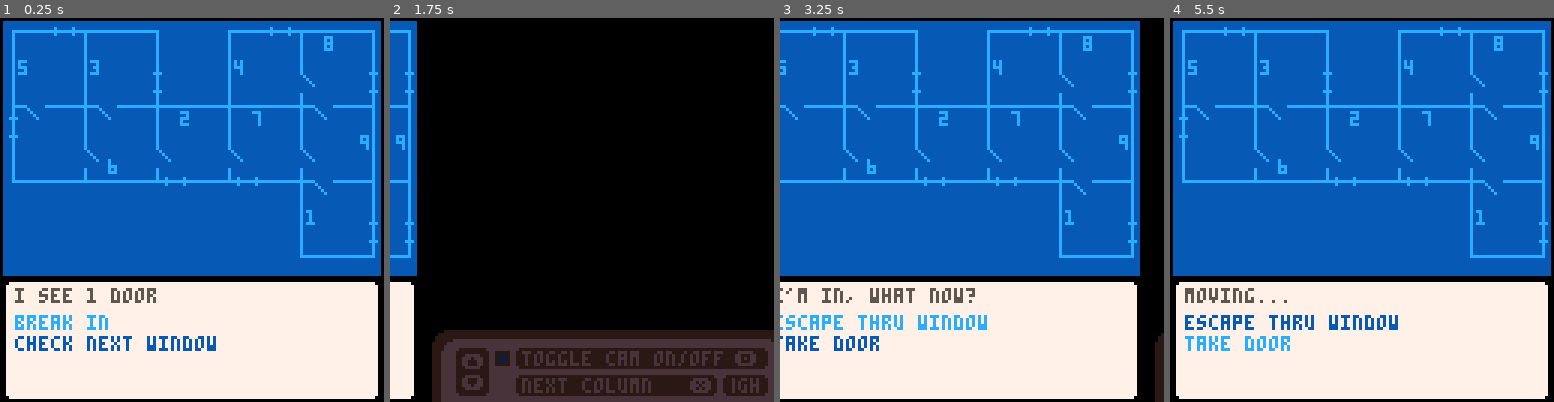
Above: before the commit, frames 1-4 (left to right).
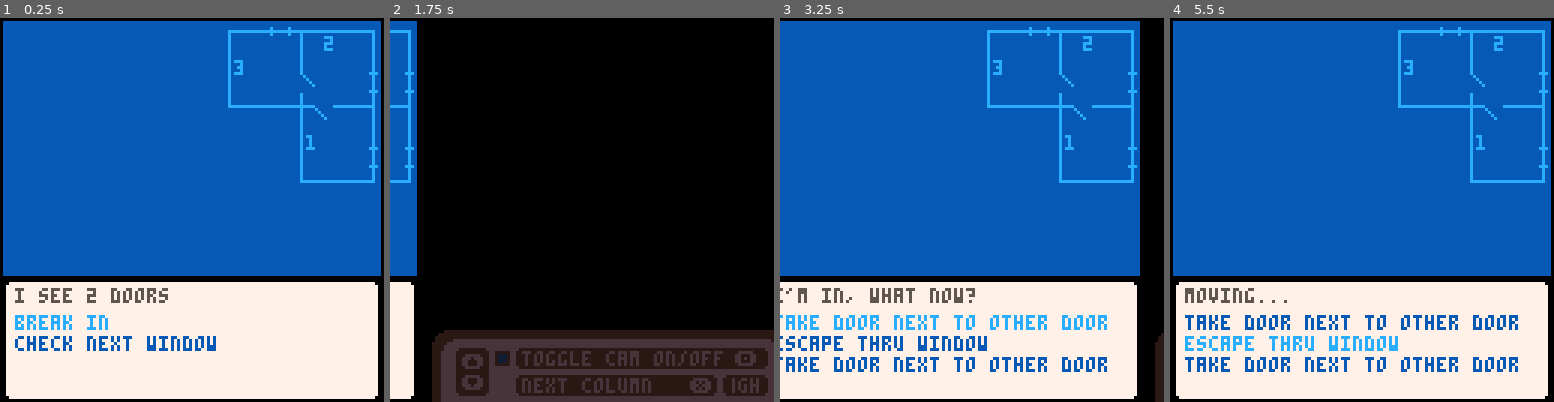
Above: after the commit, the same moments.

Repository: ironchestgames/pico-8-carts
Game: PICO-8 cartridge hackheist.p8
Two runs of this game, one before a commit and one after it. Both use one fixed random seed, a clock stepped at 60 frames per second and the inputs below.
Inputs:
- Up to frame 1 (0.25 s): no input
- Up to frame 2 (1.75 s): tap O (Z key) at 0.7, 1.7 s; hold Right from 1.6 s (still down)
- Up to frame 3 (3.25 s): release Right at 2.1 s; tap O (Z key) at 2.1, 2.5, 2.9 s; hold Up 2.15-2.42 s; hold Right 2.47-3.03 s; hold Left from 3.08 s (still down)
- Up to frame 4 (5.5 s): tap O (Z key) every 0.4 s from 3.3 to 5.3 s; release Left at 3.58 s; hold Down 3.63-3.97 s; hold Right 4.02-4.68 s; hold Up 4.73-5.03 s; hold Left from 5.08 s (still down)

The runs differ from the first frame. In frame 1, 3.6% of the frame differs, in the area x 2-99%, y 2-75%; in frame 2, 0.3%; in frame 3, 6.6%; in frame 4, 7.1%, in the area x 2-99%, y 2-93%.

Commit message:
hackheist - fix crash

Diff:
--- a/hackheist.p8
+++ b/hackheist.p8
@@ -141,14 +141,15 @@
   }
  end
 
- local _stepcount=20
+ local _stepcount=12
  local _x=flrrnd(5)
  local _y=flrrnd(3)
 
  local _dirs={-1,1}
  local _i=1
+
+ ::continue::
  while _i <= _stepcount do
-  ::continue::
   local _nextx=_x
   local _nexty=_y
   if rnd() > .5 then
@@ -162,7 +163,7 @@
   local _doorcount=0
   local _doorcountnext=0
 
-  for _j=1,8 do
+  for _j=1,#_curroom.objs do
    if _curroom.objs[_j].typ == 'door' then
     _doorcount+=1
    end
@@ -190,11 +191,11 @@
     _curroom.objs[1]={ typ='door', leadsto=_nextroom.id, xoff=0, yoff=14 }
     _nextroom.objs[6]={ typ='door', leadsto=_curroom.id, xoff=24, yoff=14 }
    end
-
    _x=_nextx
    _y=_nexty
+  end
+
    _i+=1
-  end
  end
 
  -- add cameras
@@ -325,18 +326,25 @@
   -- pass
  elseif partner.state == 'windowsearching' then
   local _doorcount=0
-  debug(partner.windowid)
-  debug(#windows)
+  local _seecomputer
   for _obj in all(rooms[windows[partner.windowid].roomid].objs) do
    if _obj.typ == 'door' then
     _doorcount+=1
-   end
-  end
+   elseif _obj.typ == 'computer' then
+    _seecomputer=true
+   end
+  end
+
   if _doorcount == 1 then
    msgstr='i see 1 door'
   else
    msgstr='i see '.._doorcount..' doors'
   end
+
+  if _seecomputer then
+   msgstr=msgstr..', a computer'
+  end
+
 
   add(menus[0],{
    str='break in',
